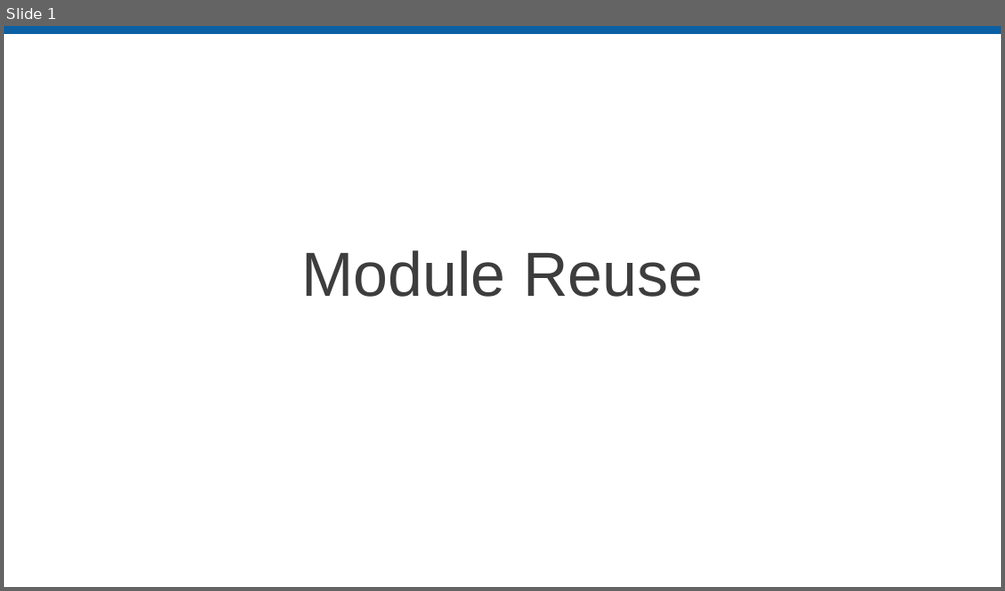
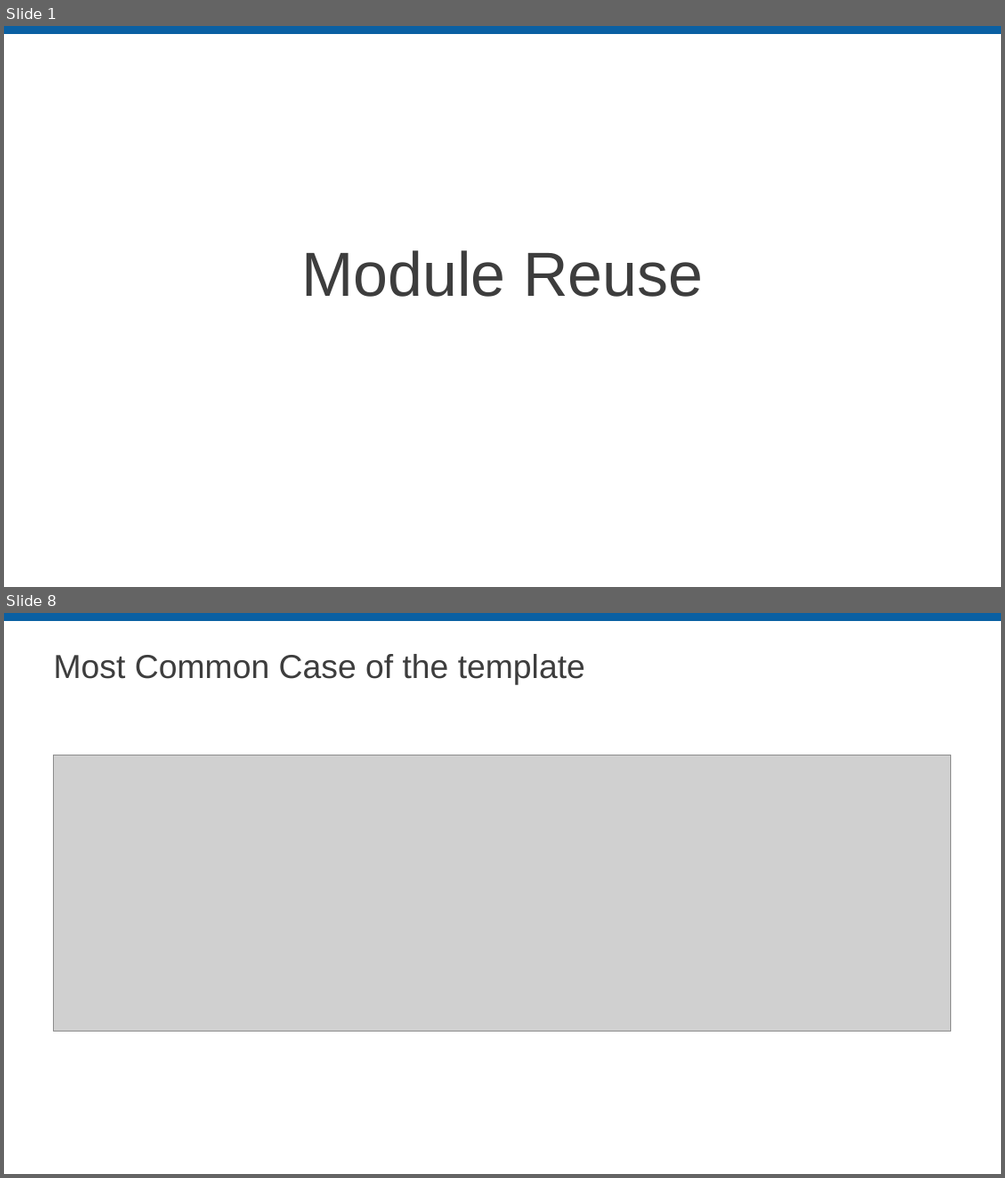
Before and after one commit to LabVIEW-DCAF/Documentation, a slide deck: Trunk/Getting Started Material/DCAF Training/5 Module Reuse.pptx. Shown one above the other, each under a label of ours: slide 1 before the commit, slides 1 and 8 after it; the slides between them are not shown. The pictures are 1005x591 and 1005x1178 pixels, drawn with LibreOffice and Linux fonts; fonts in the diff are those of the drawing; grey boxes stand for pictures; background and template pictures are left out. Boxes give left, top, right and bottom in pixels: in the first picture for what was removed or moved away, otherwise in the second. Text is boxed around its words. In the diff, an @@ line names an element or a change of style, - is before the commit and + after.

```diff
--- a/Trunk/Getting Started Material/DCAF Training/5 Module Reuse.pptx
+++ b/Trunk/Getting Started Material/DCAF Training/5 Module Reuse.pptx
@@ slide 8 added at <box>4,613,1001,1174</box>, background #FFFFFF; not listed: 1 template element that a slide beside it also shows @@
@@ title added at <box>54,654,585,685</box>, 32 pt, text #3D3D3D @@
+Most Common Case of the template
@@ picture added at <box>53,755,951,1032</box> @@
```
Also in this commit, not shown: 3 slides changed, 13 other slides added, 2 slides removed, 1 other file.
